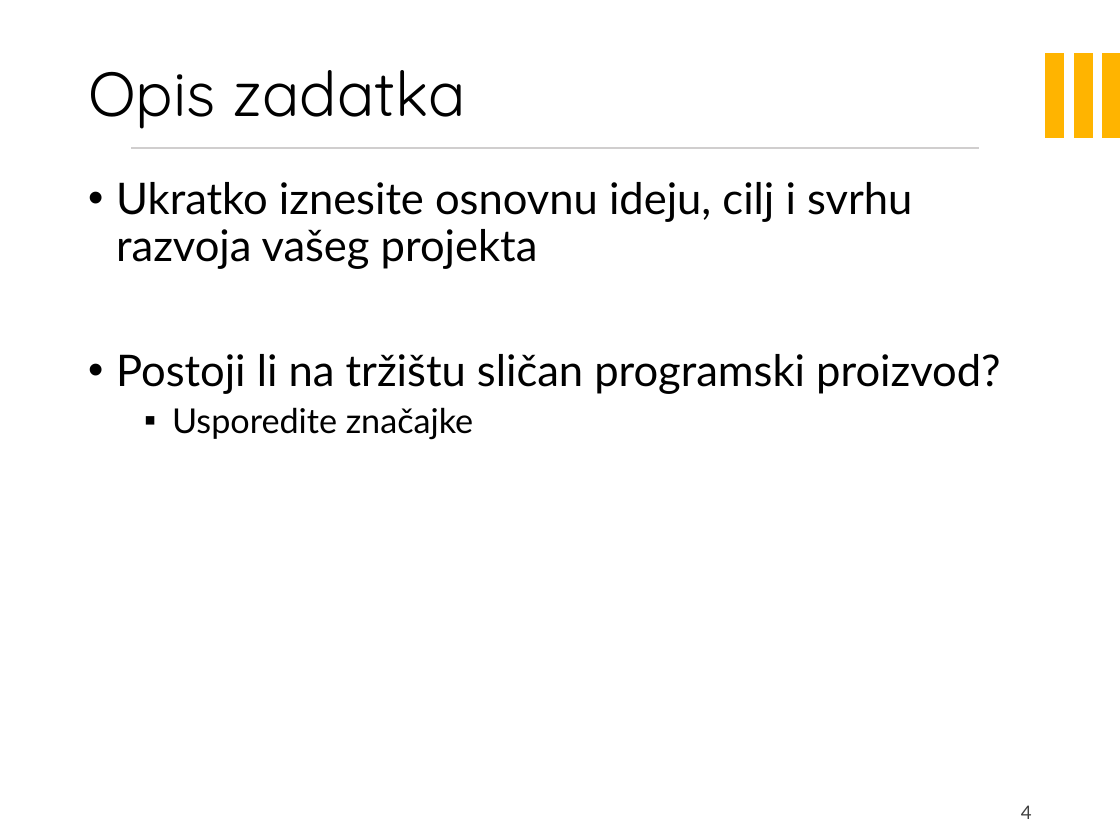
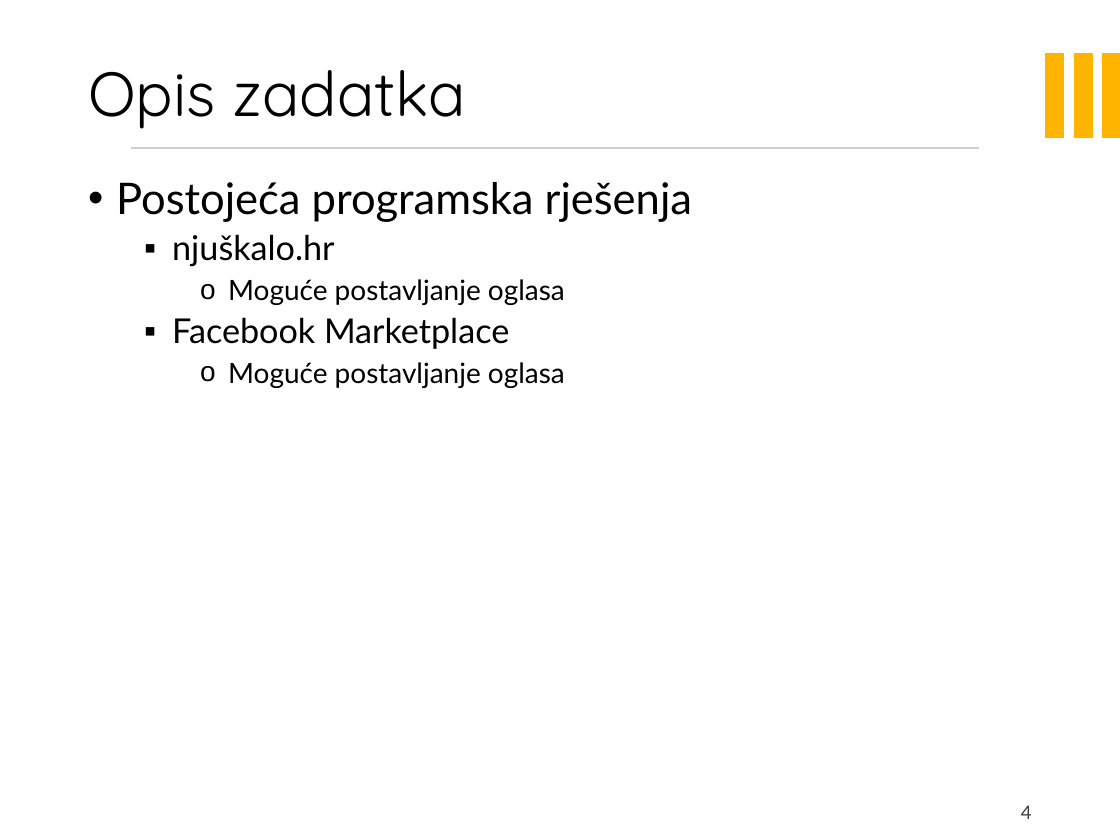
Before and after one commit to sleko01/cuvari-pasa, a slide deck: slide 4 of PrezentacijaProjekata.pptx. Drawn at 1120x840 pixels with LibreOffice and Linux fonts; fonts in the diff are those of the drawing; background and template pictures are left out. Boxes give left, top, right and bottom in pixels: in the first picture for what was removed or moved away, otherwise in the second. Text is boxed around its words. In the diff, an @@ line names an element or a change of style, - is before the commit and + after.

```diff
--- a/PrezentacijaProjekata.pptx
+++ b/PrezentacijaProjekata.pptx
@@ text at [116, 182, 692, 388]: text changed; size 28 to 18 pt @@
-• Ukratko iznesite osnovnu ideju, cilj i svrhu razvoja vašeg projekta
-• Postoji li na tržištu sličan programski proizvod?
-  ▪ Usporedite značajke
+• Postojeća programska rješenja
+  ▪ njuškalo.hr
+    o Moguće postavljanje oglasa
+  ▪ Facebook Marketplace
+    o Moguće postavljanje oglasa
```
Also in this commit, not shown: 2 other slides changed, 1 slide added.
